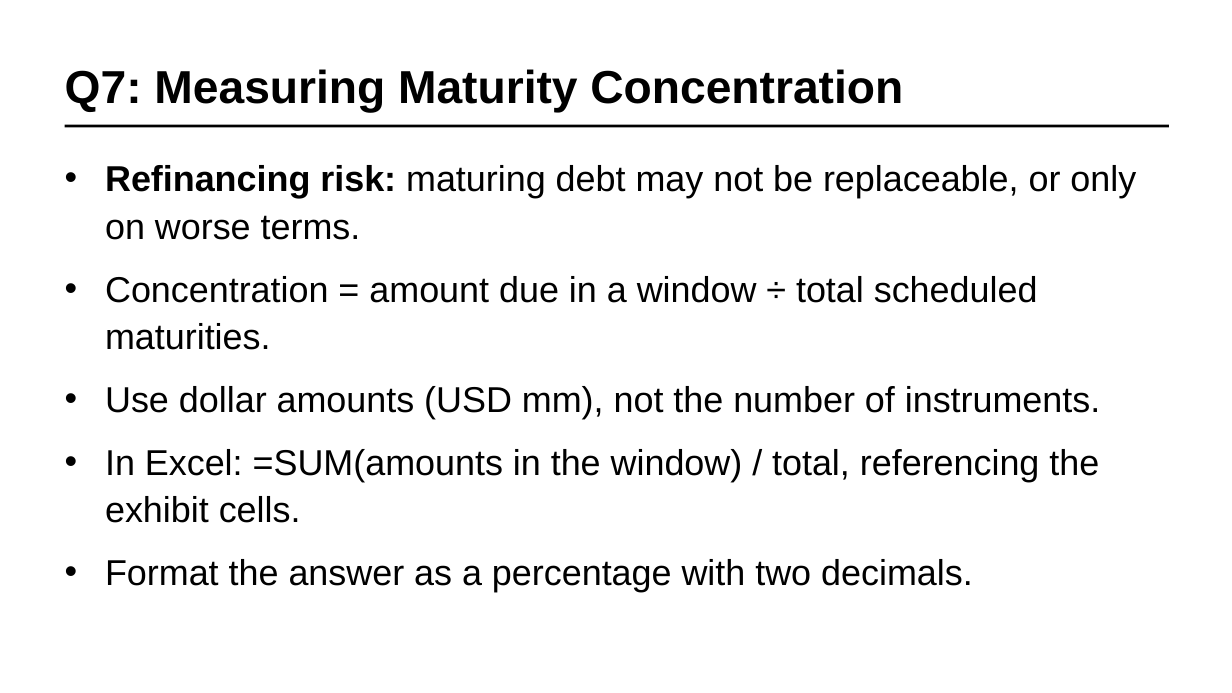
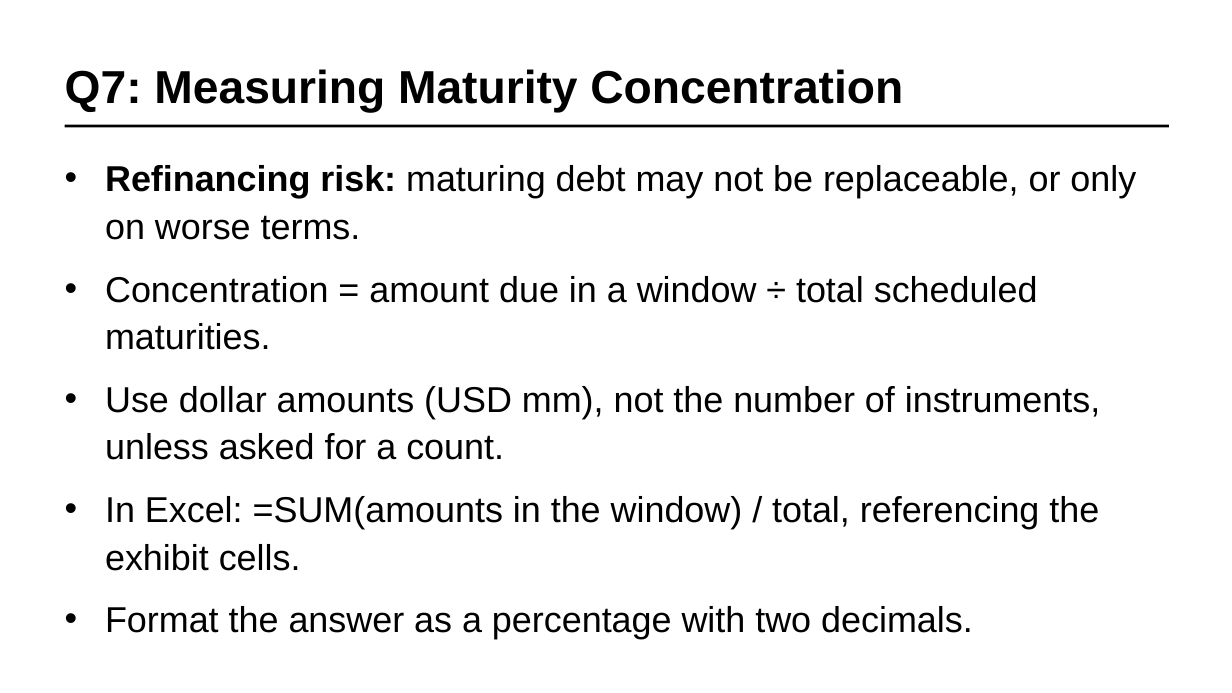
Before and after one commit to ddddil/SF_DAT_15, a slide deck: slide 30 of fina4126/ETF_Performance_Evaluation_Bond_Screening_Revised.pptx. Drawn at 1232x693 pixels with LibreOffice and Linux fonts; fonts in the diff are those of the drawing. Boxes give left, top, right and bottom in pixels: in the first picture for what was removed or moved away, otherwise in the second. Text is boxed around its words. In the diff, an @@ line names an element or a change of style, - is before the commit and + after.

```diff
--- a/fina4126/ETF_Performance_Evaluation_Bond_Screening_Revised.pptx
+++ b/fina4126/ETF_Performance_Evaluation_Bond_Screening_Revised.pptx
@@ text at (x1=105, y1=386, x2=1100, y2=460): text changed @@
-• Use dollar amounts (USD mm), not the number of instruments.
+• Use dollar amounts (USD mm), not the number of instruments, unless asked for a count.
```
Also in this commit, not shown: 7 other slides changed, 1 slide added.
